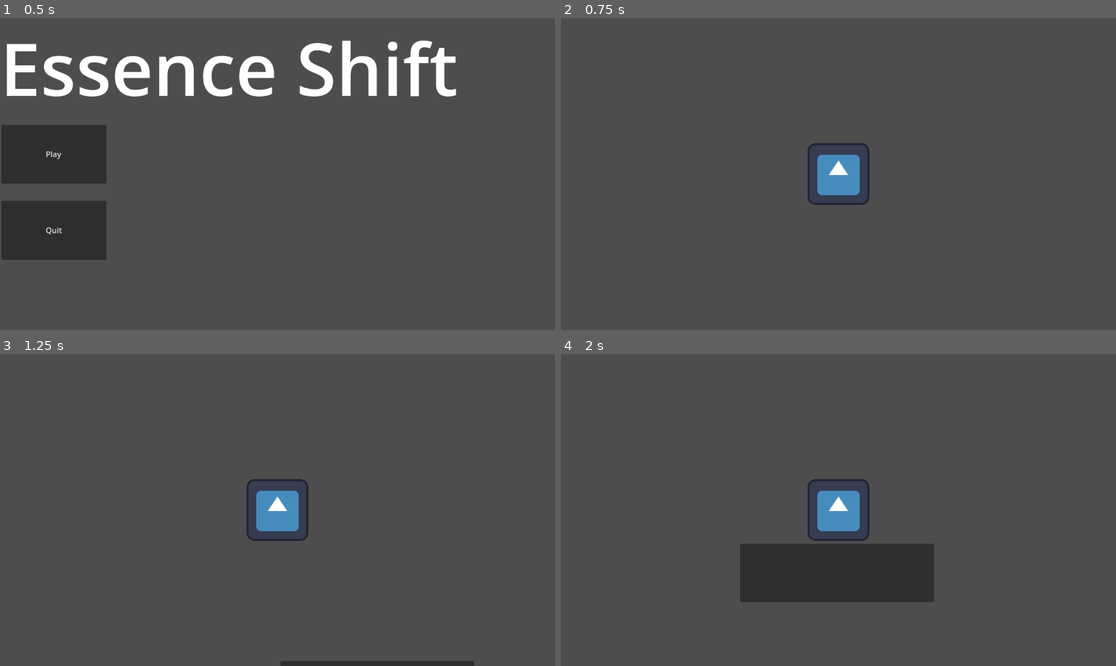
Above: before the commit, frames 1-4 (two rows, left to right).
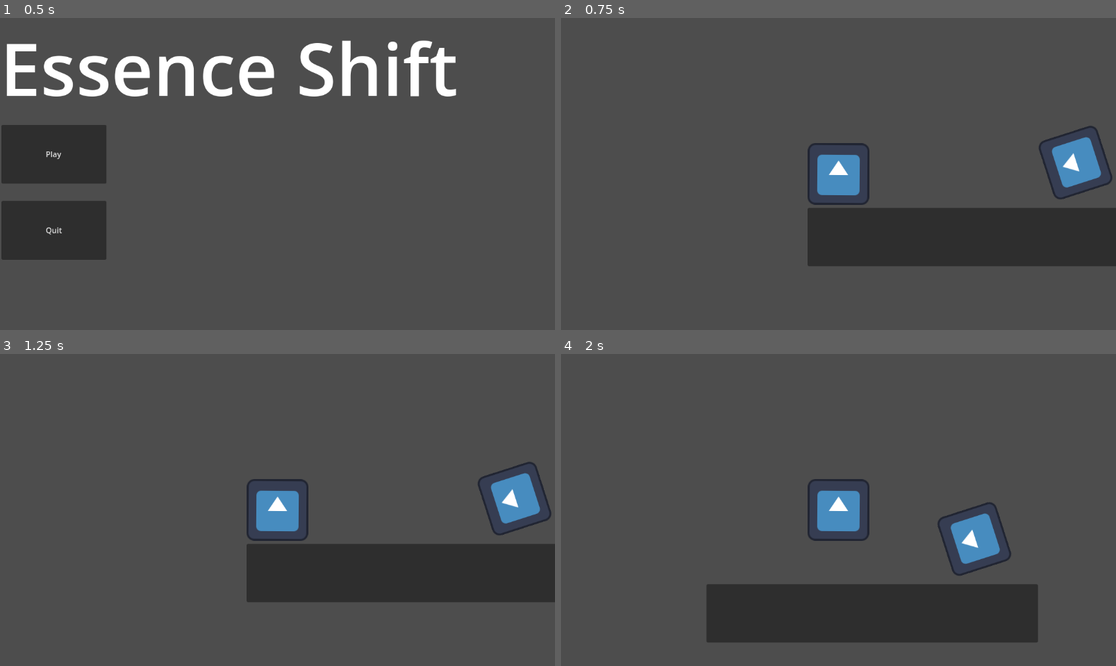
Above: after the commit, the same moments.

Repository: obin-odayo/Essence-Shift
Game: Godot game, scene res://UI/mainMenu/mainMenu.tscn
Two runs of this game, one before a commit and one after it. Both use one fixed random seed, a clock stepped at 60 frames per second and the inputs below. The engine's default icon, where the game draws it, is replaced by a stand-in: a white triangle on a blue panel in a dark square.
Inputs:
- Up to frame 1 (0.5 s): no input
- Up to frame 2 (0.75 s): click "Play" at 0.5 s
- Up to frame 3 (1.25 s): no input
- Up to frame 4 (2 s): tap Enter at 1.25 s; hold D (moveRight) from 1.28 s (still down); tap Space (jump) at 1.52 s

Frame 1 is identical in both runs. In frame 2, 12% of the frame differs, in the area x 44-100%, y 34-80%; in frame 3, 12%; in frame 4, 15%, in the area x 26-86%, y 47-93%.

Commit message:
Added preliminary level

Diff:
--- a/characters/playerControls.tscn
+++ b/characters/playerControls.tscn
@@ -1,6 +1,6 @@
 [gd_scene load_steps=4 format=3 uid="uid://cgj565f0lvo7u"]
 
-[ext_resource type="Script" path="res://characters/skelter.gd" id="1_v2ehj"]
+[ext_resource type="Script" path="res://characters/skelter/skelter.gd" id="1_v2ehj"]
 [ext_resource type="Texture2D" uid="uid://ctvxkvr3fftwl" path="res://icon.svg" id="2_wss82"]
 
 [sub_resource type="RectangleShape2D" id="RectangleShape2D_dk2nm"]
--- /dev/null
+++ b/characters/skellyBro/skellyBro.tscn
@@ -0,0 +1,14 @@
+[gd_scene load_steps=3 format=3 uid="uid://clo38oqb2iah6"]
+
+[ext_resource type="Texture2D" uid="uid://ctvxkvr3fftwl" path="res://icon.svg" id="1_p2dki"]
+
+[sub_resource type="CircleShape2D" id="CircleShape2D_6gdr4"]
+
+[node name="SkellyBro" type="CharacterBody2D"]
+
+[node name="CollisionShape2D" type="CollisionShape2D" parent="."]
+shape = SubResource("CircleShape2D_6gdr4")
+
+[node name="Sprite2D" type="Sprite2D" parent="."]
+rotation = -1.88203
+texture = ExtResource("1_p2dki")
--- a/characters/skelter.tscn
+++ b/characters/skelter/skelter.tscn
@@ -1,6 +1,6 @@
 [gd_scene load_steps=5 format=3 uid="uid://cptilwte13ash"]
 
-[ext_resource type="Script" path="res://characters/skelter.gd" id="1_v2ehj"]
+[ext_resource type="Script" path="res://characters/skelter/skelter.gd" id="1_v2ehj"]
 [ext_resource type="Texture2D" uid="uid://ctvxkvr3fftwl" path="res://icon.svg" id="2_wss82"]
 [ext_resource type="PackedScene" uid="uid://8lypj1ylwyyk" path="res://UI/pauseMenu/pauseMenu.tscn" id="3_53vtp"]
 
--- a/game/level_1/level_1.tscn
+++ b/game/level_1/level_1.tscn
@@ -1,9 +1,10 @@
-[gd_scene load_steps=3 format=3 uid="uid://b5lkgaqncquh6"]
+[gd_scene load_steps=4 format=3 uid="uid://b5lkgaqncquh6"]
 
-[ext_resource type="PackedScene" uid="uid://cptilwte13ash" path="res://characters/skelter.tscn" id="1_fbply"]
+[ext_resource type="PackedScene" uid="uid://cptilwte13ash" path="res://characters/skelter/skelter.tscn" id="1_fbply"]
+[ext_resource type="PackedScene" uid="uid://clo38oqb2iah6" path="res://characters/skellyBro/skellyBro.tscn" id="2_hb6xr"]
 
 [sub_resource type="RectangleShape2D" id="RectangleShape2D_0srbc"]
-size = Vector2(411, 20)
+size = Vector2(691.5, 20)
 
 [node name="Level1" type="Node2D"]
 
@@ -12,14 +13,19 @@
 [node name="StaticBody2D" type="StaticBody2D" parent="worldElements"]
 
 [node name="CollisionShape2D" type="CollisionShape2D" parent="worldElements/StaticBody2D"]
-position = Vector2(207, 591)
+position = Vector2(347.25, 591)
 scale = Vector2(1, 5.72)
 shape = SubResource("RectangleShape2D_0srbc")
 
 [node name="Panel" type="Panel" parent="worldElements"]
 offset_left = 6.0
 offset_top = 537.0
-offset_right = 408.0
+offset_right = 694.0
 offset_bottom = 658.0
 
 [node name="skelter" parent="." instance=ExtResource("1_fbply")]
+position = Vector2(70, 465)
+rotation = 0.00692075
+
+[node name="SkellyBro" parent="." instance=ExtResource("2_hb6xr")]
+position = Vector2(562, 443)
Renamed: characters/skelter.gd -> characters/skelter/skelter.gd
